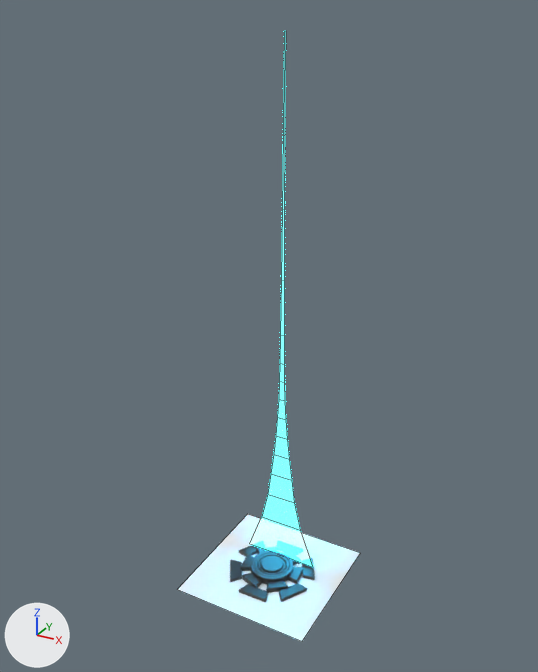
Before and after pictures for a commit that changed the Blender file Ignore~/BlenderProjects/NextLevel/NextLevelLancher_1.blend.
The view is the same before and after, from a 50 mm camera at (12.2, -22.4, 22.0) aimed at (-0.2, 0.0, 10.8). The axes (+X, +Y, +Z) are drawn at lower left. The lights are the same throughout. Mesh edges are drawn as thin lines on the coarser meshes.
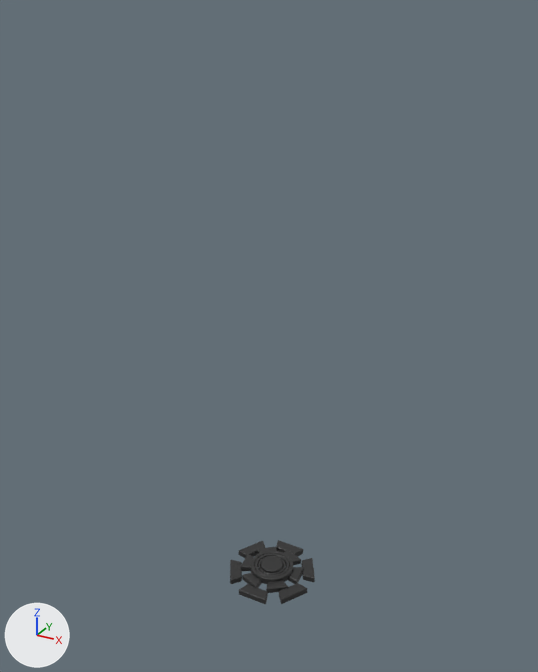
Pixel boxes (x1, y1, x2, y2) of what changed, in the pictures (538 x 672 px):
'Plane', hidden: before (177, 514, 360, 641)
'Plane.001', hidden: before (250, 30, 313, 567)

The change, as a diff of the scene's bpy script:
```diff
--- a/Ignore~/BlenderProjects/NextLevel/NextLevelLancher_1.blend.py
+++ b/Ignore~/BlenderProjects/NextLevel/NextLevelLancher_1.blend.py
@@ ob_plane @@
 ob_plane.scale = (2.91, 2.91, 2.91)
+ob_plane.hide_set(True)
@@ ob_plane_001 @@
 ob_plane_001.location = (0.0, 0.81, 0.08)
+ob_plane_001.hide_set(True)
```
